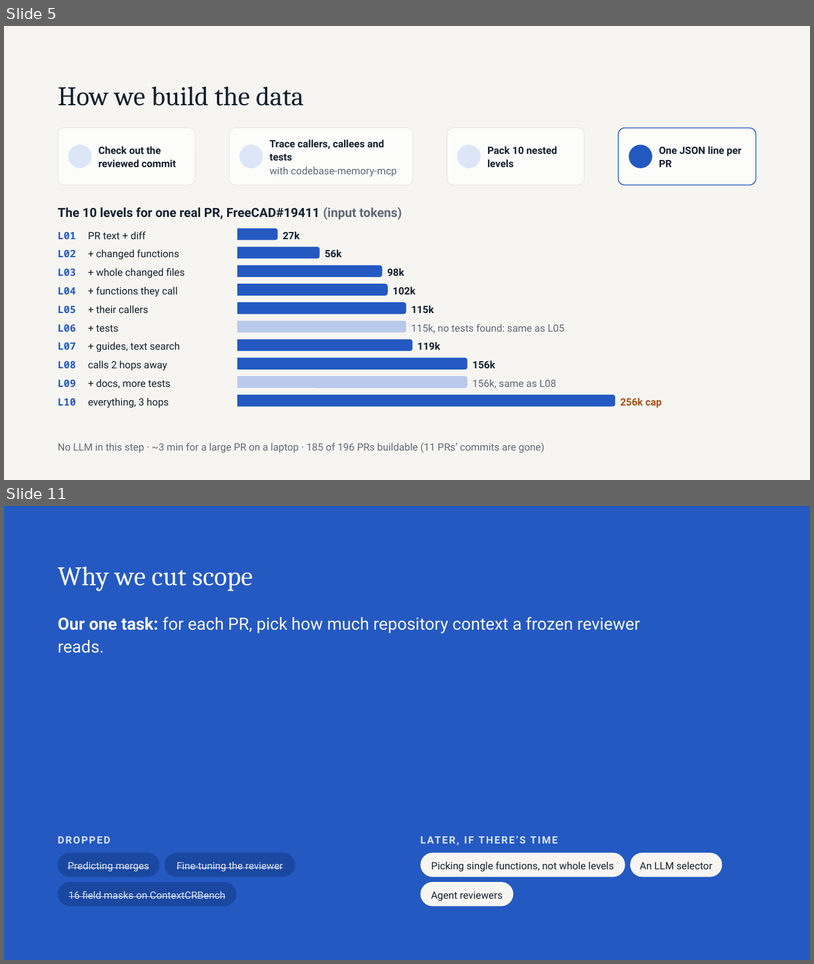
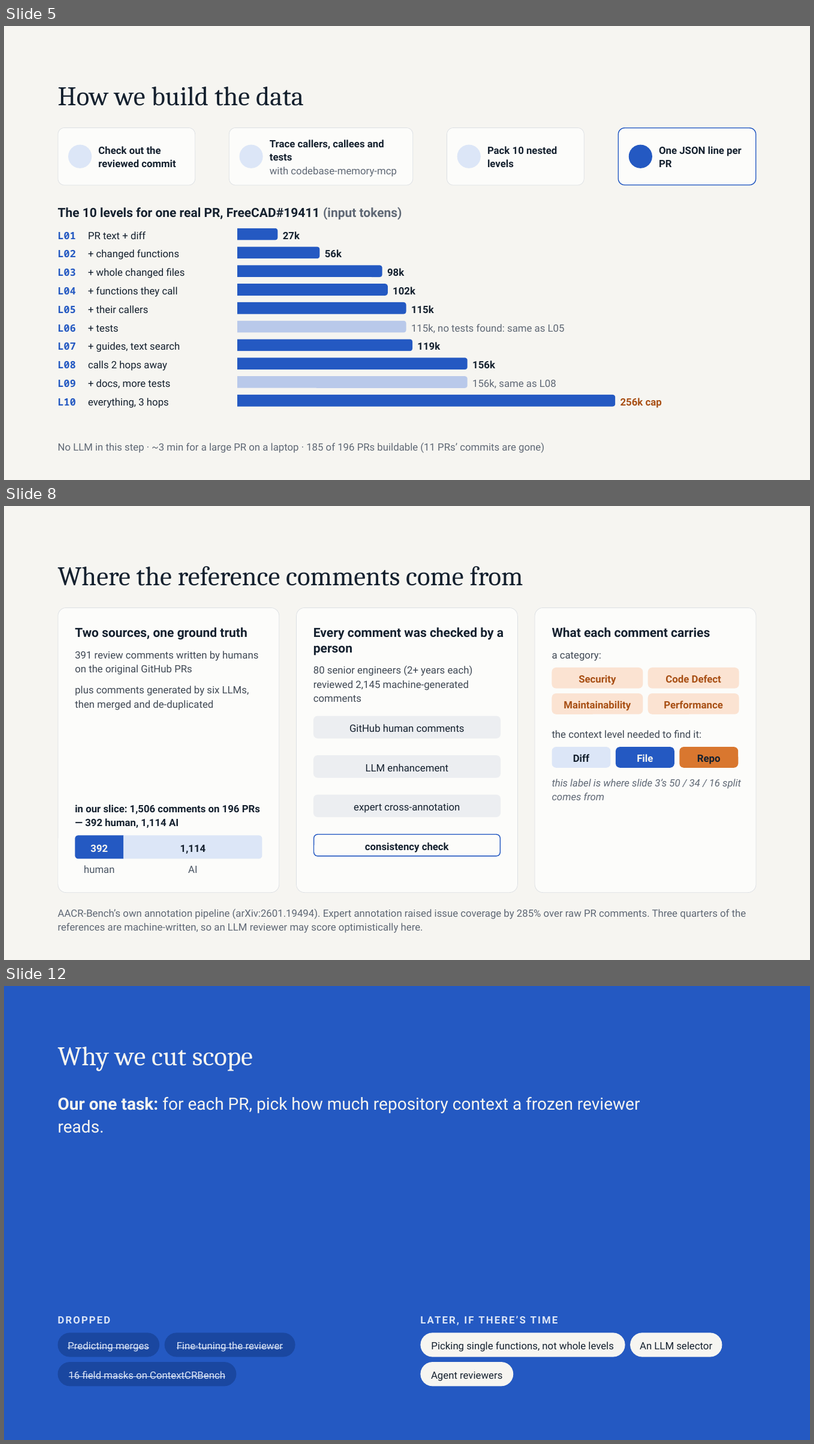
Before and after one commit to michaelsliu3/CS536_Project, a slide deck: Roadmap update since the midpoint.pptx. Shown one above the other, each under a label of ours: slides 5 and 11 before the commit, slides 5, 8 and 12 after it; the slides between them are not shown. The pictures are 814x964 and 814x1444 pixels, drawn with LibreOffice and Linux fonts; fonts in the diff are those of the drawing; background and template pictures are left out. Boxes give left, top, right and bottom in pixels: in the first picture for what was removed or moved away, otherwise in the second. Text is boxed around its words. In the diff, an @@ line names an element or a change of style, - is before the commit and + after.

```diff
--- a/Roadmap update since the midpoint.pptx
+++ b/Roadmap update since the midpoint.pptx
@@ slide 8 added at (4, 506, 810, 960), background #F6F5F1 @@
@@ title added at (58, 566, 524, 586), 32 pt, text #14202E @@
+Where the reference comments come from
@@ rounded rectangle added at (58, 607, 279, 892), fill #FCFCFA, outline #DCDFE3 0.5 pt @@
@@ rounded rectangle added at (297, 607, 518, 892), fill #FCFCFA, outline #DCDFE3 0.5 pt @@
@@ rounded rectangle added at (535, 607, 756, 892), fill #FCFCFA, outline #DCDFE3 0.5 pt @@
@@ text added at (75, 627, 247, 640), 15 pt, text #14202E, bold @@
+Two sources, one ground truth
@@ text added at (314, 627, 504, 655), 15 pt, text #14202E, bold @@
+Every comment was checked by a person
@@ text added at (552, 627, 710, 637), 15 pt, text #14202E, bold @@
+What each comment carries
@@ text added at (75, 651, 258, 675), 12 pt, text #3F4854 @@
+391 review comments written by humans on the original GitHub PRs
@@ text added at (314, 666, 473, 702), 12 pt, text #3F4854 @@
+80 senior engineers (2+ years each) reviewed 2,145 machine-generated comments
@@ freeform shape added at (552, 667, 644, 688), fill #FBE3D2, 12 pt, text #A84F14, bold @@
+Security
@@ text added at (552, 652, 602, 661), 12 pt, text #3F4854 @@
+a category:
@@ freeform shape added at (648, 667, 740, 688), fill #FBE3D2, 12 pt, text #A84F14, bold @@
+Code Defect
@@ text added at (75, 685, 249, 710), 12 pt, text #3F4854 @@
+plus comments generated by six LLMs, then merged and de-duplicated
@@ freeform shape added at (552, 694, 644, 714), fill #FBE3D2, 12 pt, text #A84F14, bold @@
+Maintainability
@@ freeform shape added at (648, 694, 740, 714), fill #FBE3D2, 12 pt, text #A84F14, bold @@
+Performance
@@ rounded rectangle added at (314, 716, 501, 738), fill #ECEEF1, 12 pt, text #14202E @@
+GitHub human comments
@@ text added at (552, 730, 702, 738), 12 pt, text #3F4854 @@
+the context level needed to find it:
@@ rounded rectangle added at (314, 755, 501, 778), fill #ECEEF1, 12 pt, text #14202E @@
+LLM enhancement
@@ freeform shape added at (552, 747, 611, 768), fill #DCE6F7, 12 pt, text #14202E, bold @@
+Diff
@@ freeform shape added at (616, 747, 675, 768), fill #2459C2, 12 pt, text #F6F5F1, bold @@
+File
@@ freeform shape added at (680, 747, 738, 768), fill #D9772F, 12 pt, text #14202E, bold @@
+Repo
@@ text added at (552, 778, 741, 800), 12 pt, text #5F6875, italic @@
+this label is where slide 3’s 50 / 34 / 16 split comes from
@@ text added at (75, 804, 260, 828), 12 pt, text #14202E, bold @@
+in our slice: 1,506 comments on 196 PRs — 392 human, 1,114 AI
@@ rounded rectangle added at (314, 795, 501, 817), fill #ECEEF1, 12 pt, text #14202E @@
+expert cross-annotation
@@ freeform shape added at (75, 835, 124, 859), fill #2459C2, 12 pt, text #F6F5F1, bold @@
+392
@@ freeform shape added at (124, 835, 263, 859), fill #DCE6F7, 12 pt, text #14202E, bold @@
+1,114
@@ rounded rectangle added at (314, 834, 500, 856), fill #FCFCFA, outline #2459C2 1 pt, 12 pt, text #14202E, bold @@
+consistency check
@@ text added at (84, 865, 115, 873), 12 pt, text #4A5563 @@
+human
@@ text added at (188, 865, 197, 873), 12 pt, text #4A5563 @@
+AI
@@ text added at (58, 909, 747, 933), 12 pt, text #5F6875 @@
+AACR-Bench’s own annotation pipeline (arXiv:2601.19494). Expert annotation raised issue coverage by 285% over raw PR comments. Three quarters of the references are machine-written, so an LLM reviewer may score optimistically here.
@@ what was slide 11 is now slide 12 @@
```
Also in this commit, not shown: 5 slides changed, 1 other slide added, 1 slide removed.
